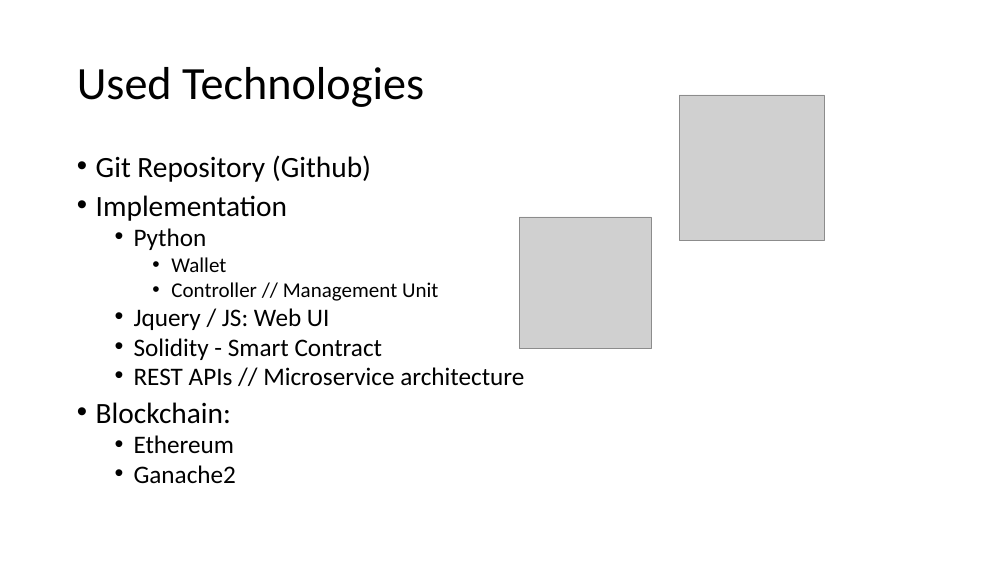
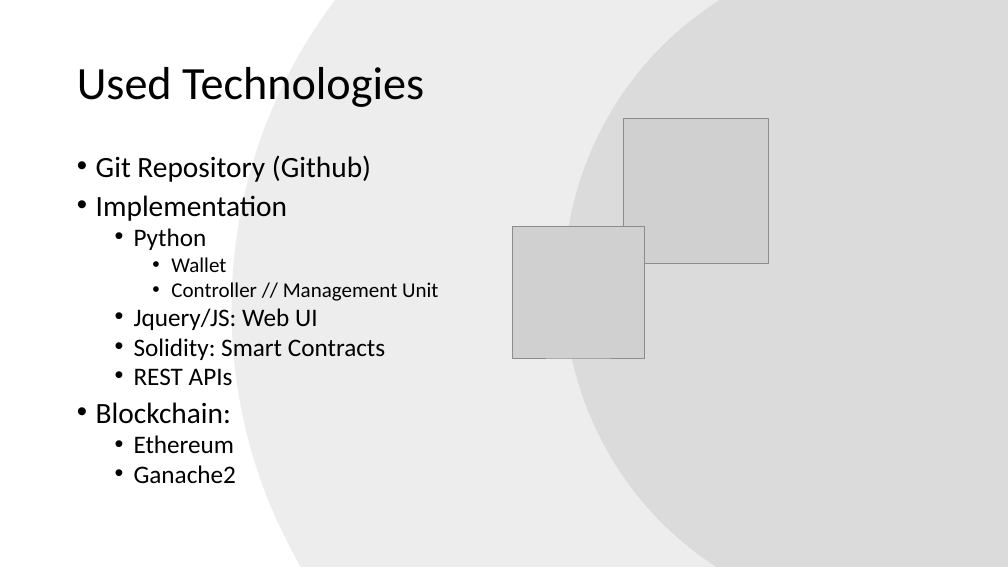
Before and after one commit to JuanPedroGHM/ChainReaction, a slide deck: slide 6 of chainreaction_pitch_2018_02_03_18-00-00.pptx. Drawn at 1008x567 pixels with LibreOffice and Linux fonts; fonts in the diff are those of the drawing; grey boxes stand for pictures. Boxes give left, top, right and bottom in pixels: in the first picture for what was removed or moved away, otherwise in the second. Text is boxed around its words. In the diff, an @@ line names an element or a change of style, - is before the commit and + after.

```diff
--- a/chainreaction_pitch_2018_02_03_18-00-00.pptx
+++ b/chainreaction_pitch_2018_02_03_18-00-00.pptx
@@ ellipse added at bbox=[231, 0, 1008, 567], fill #EDEDED @@
@@ ellipse added at bbox=[564, 0, 1008, 567], fill #DBDBDB @@
@@ picture: place and size @@
-picture at bbox=[679, 95, 824, 240]
+picture at bbox=[623, 118, 768, 263]
@@ picture: place and size @@
-picture at bbox=[520, 217, 652, 349]
+picture at bbox=[513, 226, 645, 358]
@@ text at bbox=[134, 308, 385, 386]: text changed @@
-  • Jquery / JS: Web UI
-  • Solidity - Smart Contract
-  • REST APIs // Microservice architecture
+  • Jquery/JS: Web UI
+  • Solidity: Smart Contracts
+  • REST APIs
```
Also in this commit, not shown: 4 other slides changed, 5 slides added, 4 slides removed.
